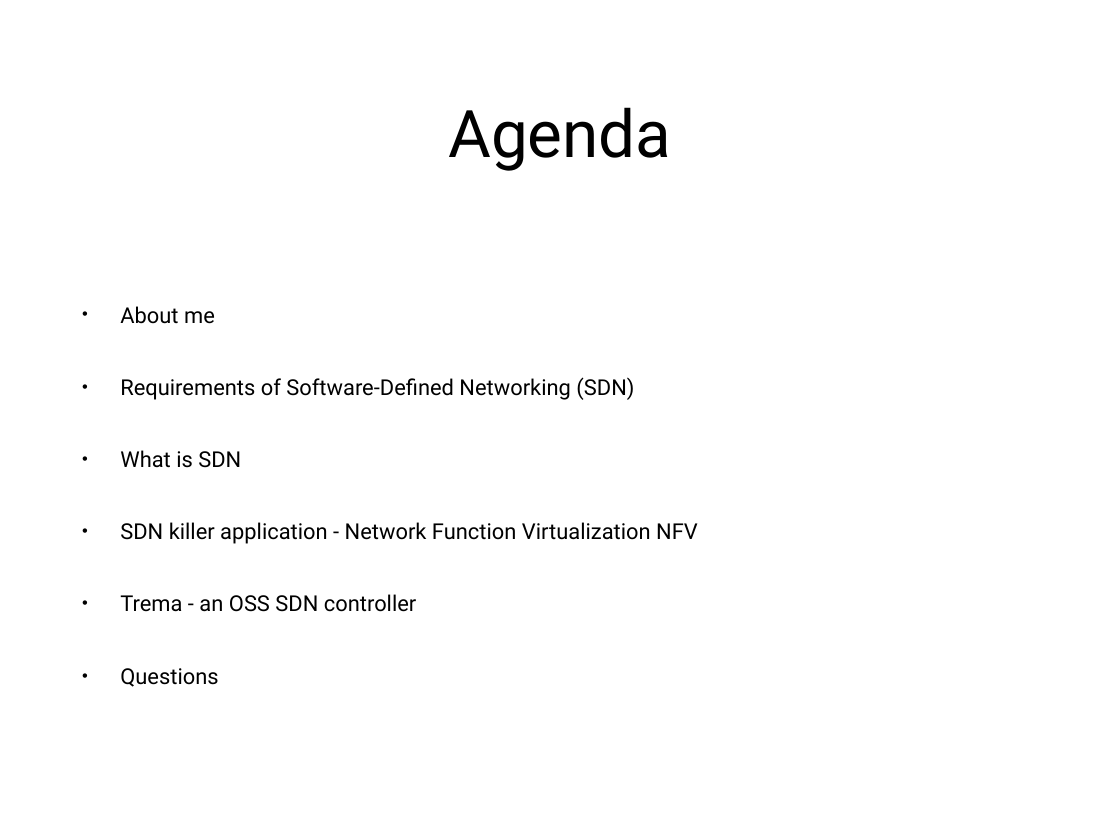
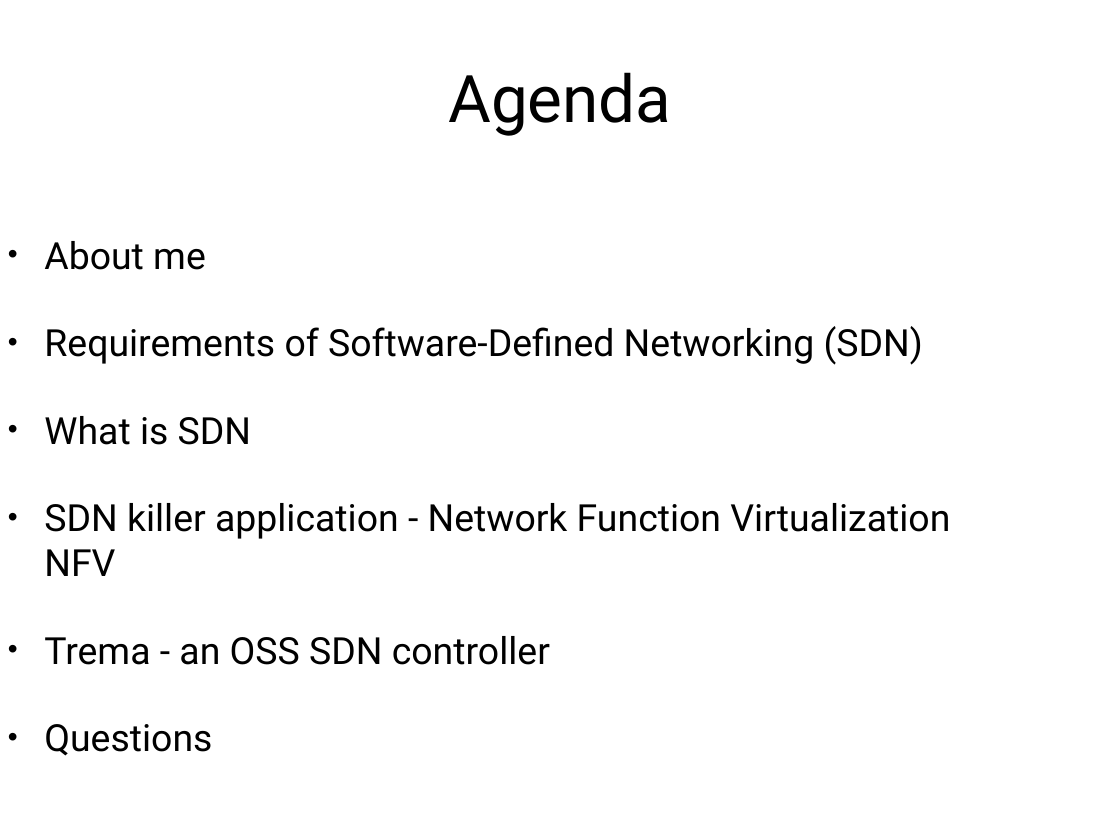
Before and after one commit to nickkaranatsios/ruby-utils, a slide deck: slide 2 of docs/sdn-lecture-notes.pptx. Drawn at 1120x840 pixels with LibreOffice and Linux fonts; fonts in the diff are those of the drawing. Boxes give left, top, right and bottom in pixels: in the first picture for what was removed or moved away, otherwise in the second. Text is boxed around its words. In the diff, an @@ line names an element or a change of style, - is before the commit and + after.

```diff
--- a/docs/sdn-lecture-notes.pptx
+++ b/docs/sdn-lecture-notes.pptx
@@ title "Agenda": place and size @@
-title "Agenda" at (448,107,671,171)
+title "Agenda" at (448,72,671,136)
@@ text "About me": place and size @@
-text "About me" at (120,306,698,687)
+text "About me" at (44,241,950,756)
@@ text "About me" at (44,241,950,756): size 20 to 34.2 pt; indent changed; less space between paragraphs @@
```
Also in this commit, not shown: 9 other slides changed, 1 slide added, 1 slide removed.
